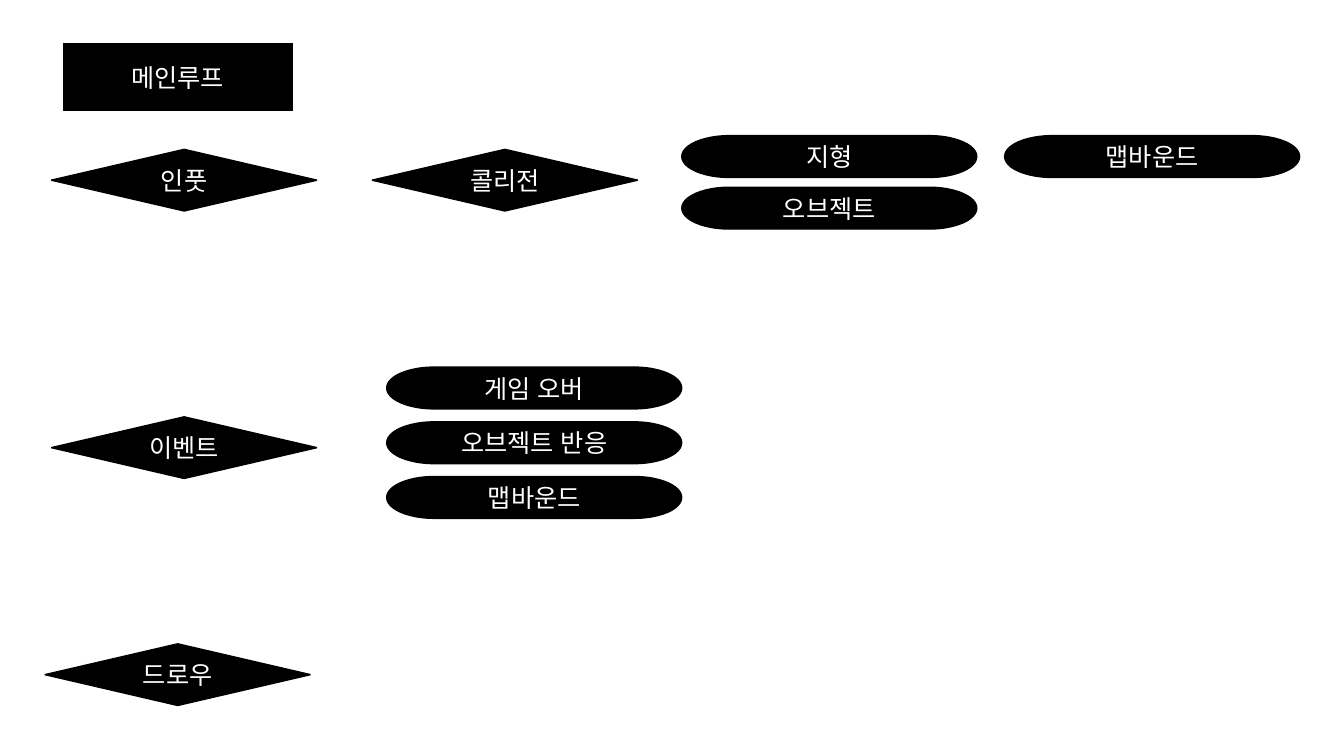
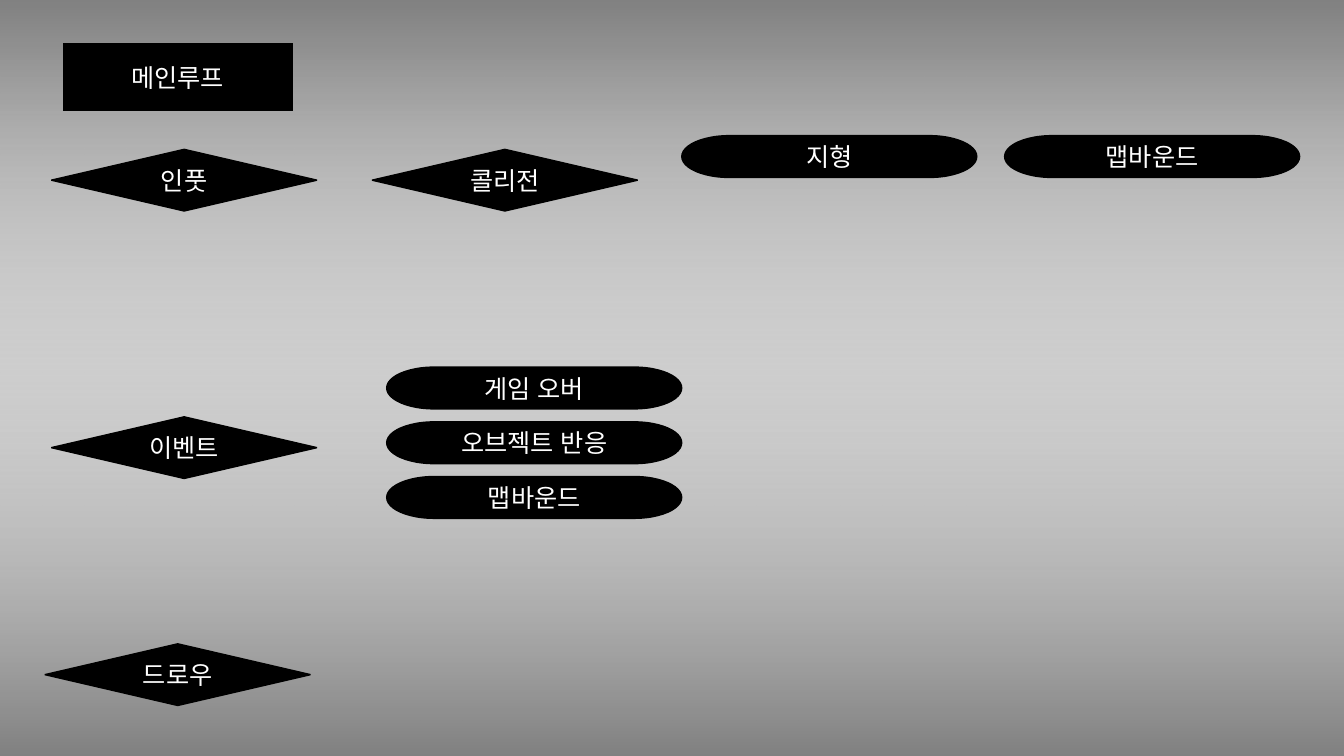
Before and after one commit to Niiok/inha_2021, a slide deck: slide 34 of May7ppt.pptm (slide 26 before the commit). Drawn at 1344x756 pixels with LibreOffice and Linux fonts; fonts in the diff are those of the drawing. Boxes give left, top, right and bottom in pixels: in the first picture for what was removed or moved away, otherwise in the second. Text is boxed around its words. In the diff, an @@ line names an element or a change of style, - is before the commit and + after.

```diff
--- a/May7ppt.pptm
+++ b/May7ppt.pptm
@@ rectangle added at [0, 0, 1344, 715], fill gradient #000000 to #FFFFFF @@
@@ rectangle added at [0, 41, 1344, 756], fill gradient #000000 to #FFFFFF @@
@@ pill shape removed at [682, 188, 977, 229] @@
-오브젝트
```
Also in this commit, not shown: 15 other slides changed, 10 slides added, 3 other files.
